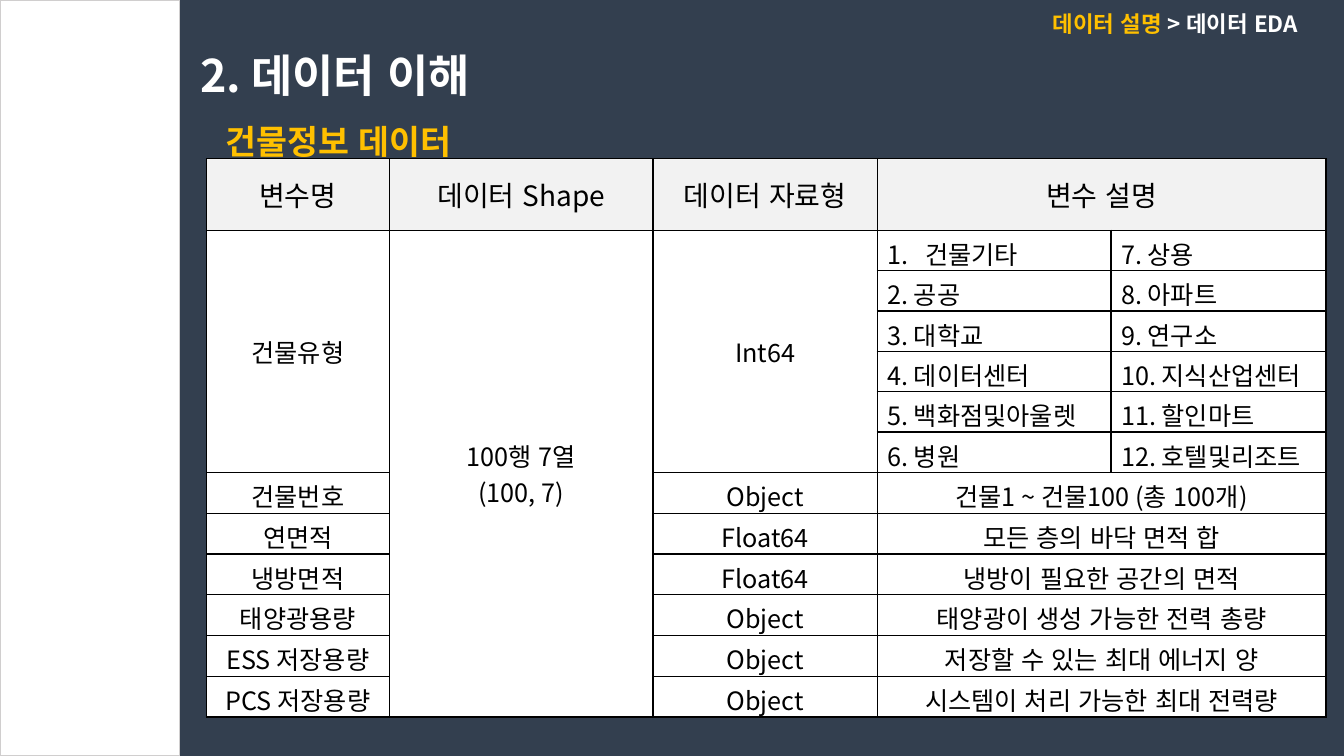
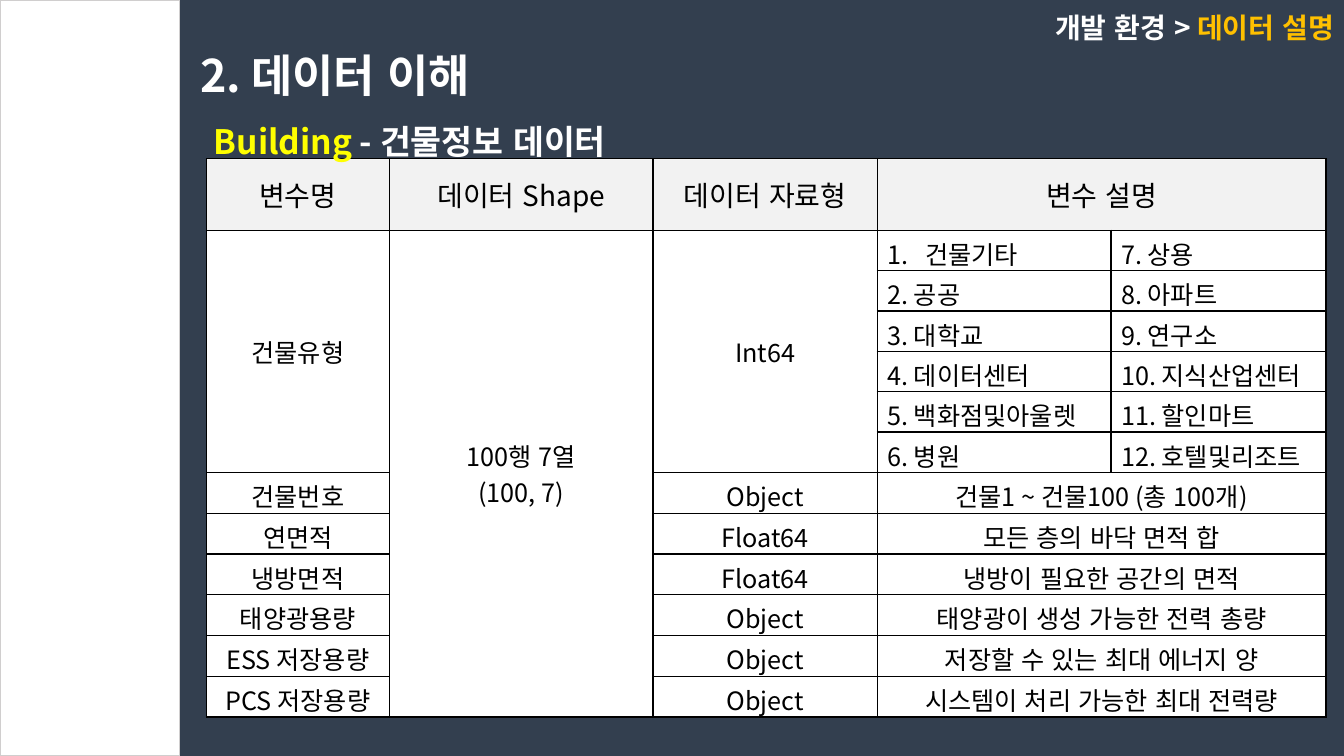
Before and after one commit to dongkieric98/-, a slide deck: slide 9 of electricity.pptx (slide 8 before the commit). Drawn at 1344x756 pixels with LibreOffice and Linux fonts; fonts in the diff are those of the drawing. Boxes give left, top, right and bottom in pixels: in the first picture for what was removed or moved away, otherwise in the second. Text is boxed around its words. In the diff, an @@ line names an element or a change of style, - is before the commit and + after.

```diff
--- a/electricity.pptx
+++ b/electricity.pptx
@@ text at bbox=[1055, 14, 1334, 41]: text changed; size 16 to 20 pt @@
-데이터 설명 > 데이터 EDA
+개발 환경 > 데이터 설명
@@ text at bbox=[214, 126, 606, 164]: text changed; text colour #FFC000 to #FFFF00 @@
-건물정보 데이터
+Building - 건물정보 데이터
```
Also in this commit, not shown: 8 other slides changed, 15 slides added, 4 other files.
